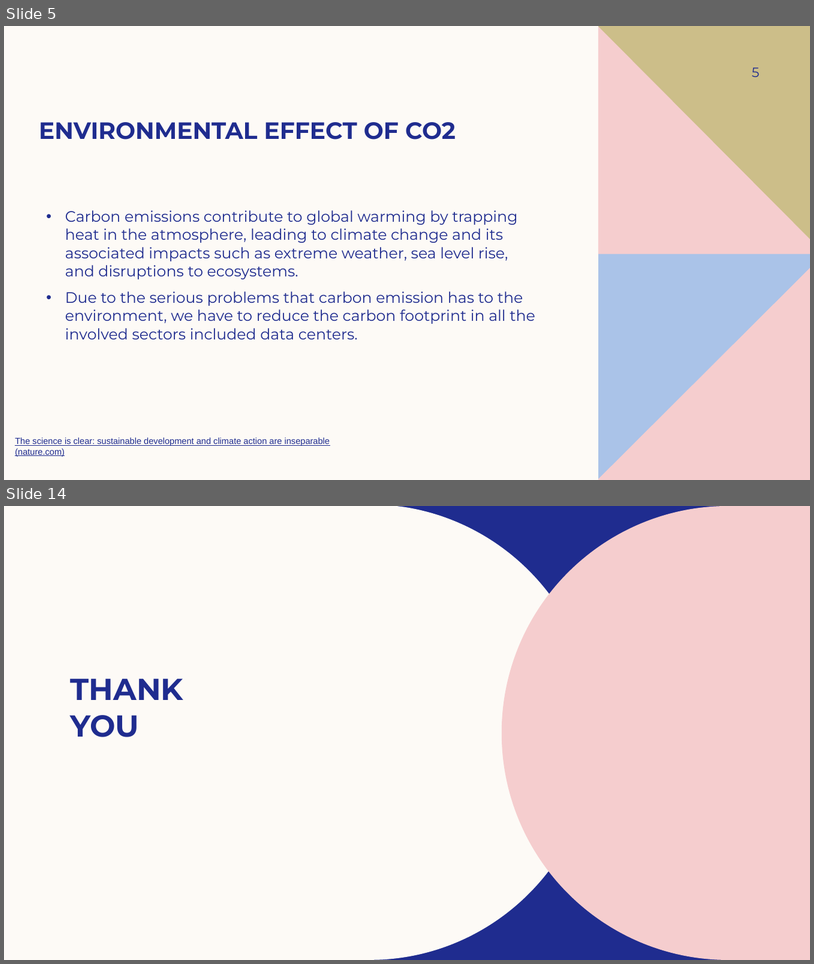
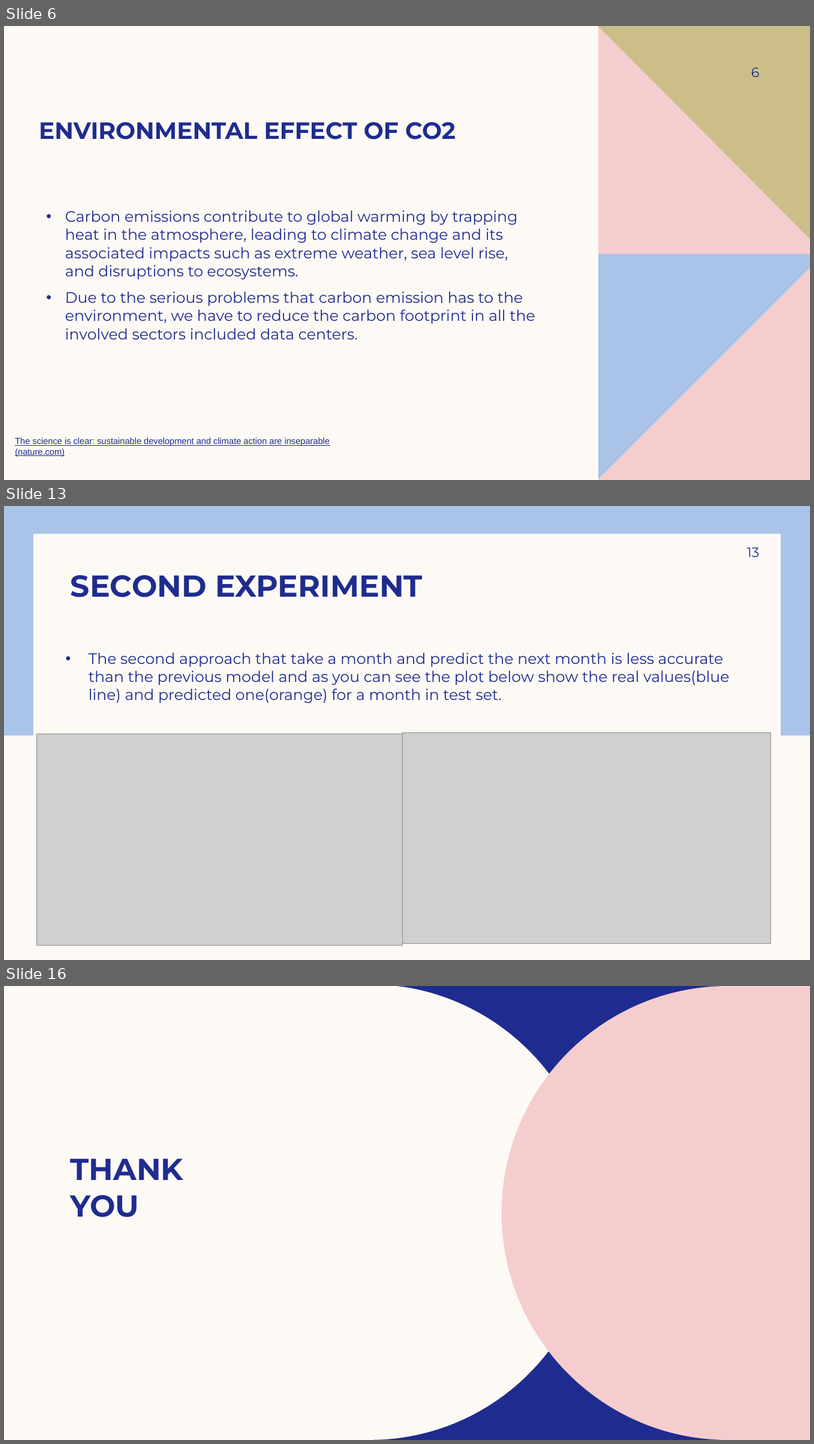
Before and after one commit to Fatemehbozorgi97/Carbon-emission-prediction-, a slide deck: Carbon emission prediction.pptx. Shown one above the other, each under a label of ours: slides 5 and 14 before the commit, slides 6, 13 and 16 after it; the slides between them are not shown. The pictures are 814x964 and 814x1444 pixels, drawn with LibreOffice and Linux fonts; fonts in the diff are those of the drawing; grey boxes stand for pictures; background and template pictures are left out. Boxes give left, top, right and bottom in pixels: in the first picture for what was removed or moved away, otherwise in the second. Text is boxed around its words. In the diff, an @@ line names an element or a change of style, - is before the commit and + after.

```diff
--- a/Carbon emission prediction.pptx
+++ b/Carbon emission prediction.pptx
@@ slide 13 added at box(4, 506, 810, 960), background #FDFAF6 @@
@@ rectangle added at box(4, 506, 810, 735), fill #AAC3E8 @@
@@ rectangle added at box(33, 534, 781, 933), fill #FDFAF6 @@
@@ page number added at box(747, 547, 760, 557), 16 pt, text #1F2C8F @@
+13
@@ title added at box(71, 575, 423, 597), 36 pt, text #1F2C8F, bold @@
+SECOND EXPERIMENT
@@ text added at box(89, 652, 730, 703), 18 pt, text #1F2C8F @@
+• The second approach that take a month and predict the next month is less accurate than the previous model and as you can see the plot below show the real values(blue line) and predicted one(orange) for a month in test set.
@@ picture added at box(36, 734, 403, 945) @@
@@ picture added at box(403, 733, 771, 943) @@
@@ what was slide 5 is now slide 6 @@
@@ page number at box(752, 67, 760, 77): text changed @@
-5
+6
@@ what was slide 14 is now slide 16 @@
```
Also in this commit, not shown: 10 slides changed, 2 other slides added, 1 slide removed, 2 other files.
